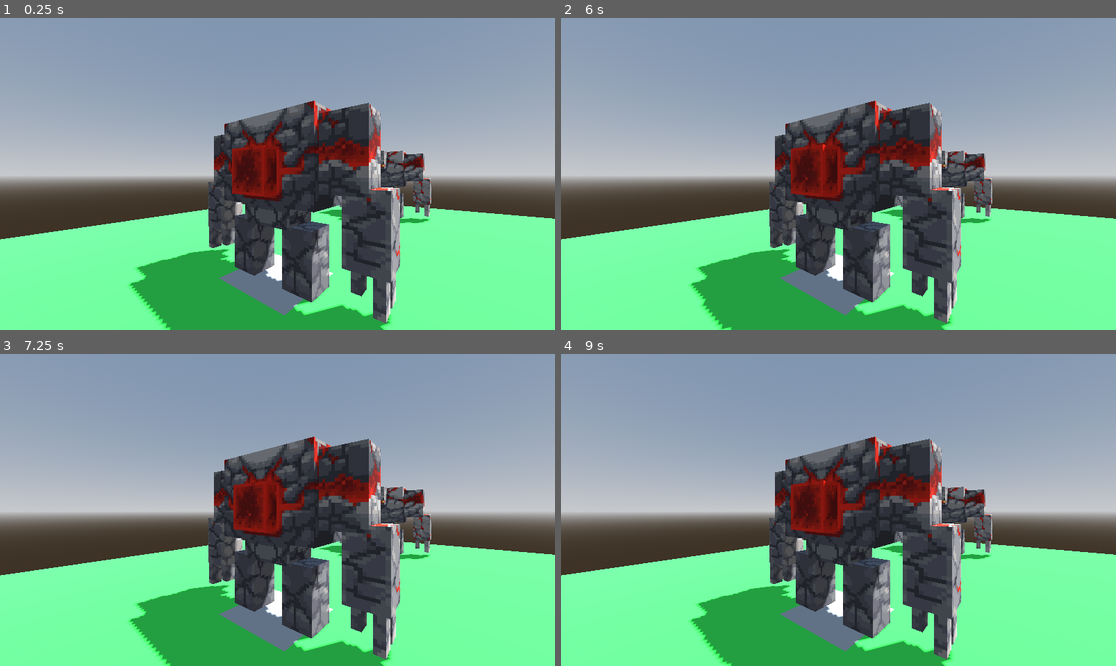
Above: before the commit, frames 1-4 (two rows, left to right).
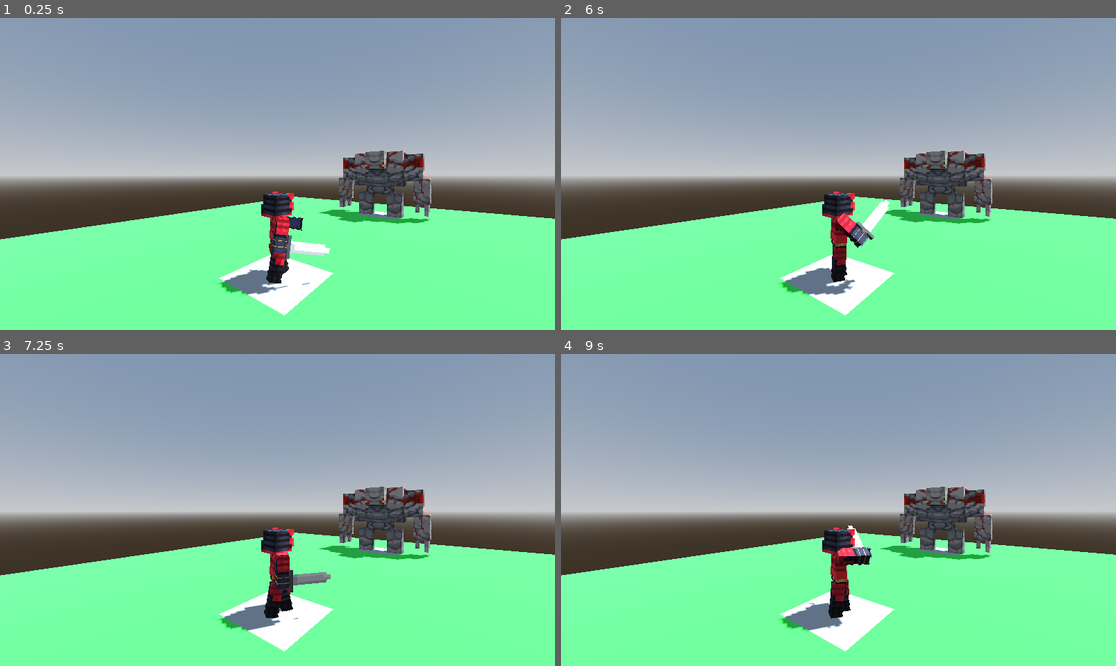
Above: after the commit, the same moments.

Repository: Comotcaiten/re_turnbase_project
Game: Godot game, scene res://test/level.tscn
The game is run twice, just before and just after one commit, with the same random seed, the same clock (stepped at 60 frames per second) and the same inputs.
Inputs:
- Up to frame 1 (0.25 s): no input
- Up to frame 2 (6 s): tap Enter (ui_accept) at 0.5, 0.6, 0.77, 1.07, 1.35, 1.52, 1.82, 2.1, 2.85, 3.02, 3.32, 3.5, 3.6, 3.77, 4.07, 4.35, 4.52, 4.82, 5.1, 5.85 s
- Up to frame 3 (7.25 s): tap Enter (ui_accept) at 6.02, 6.32, 6.6, 6.77, 7.07 s
- Up to frame 4 (9 s): tap Enter (ui_accept) at 7.35, 7.52, 7.82, 8.1, 8.75, 8.85 s

The runs differ from the first frame. In frame 1, 23% of the frame differs, in the area x 23-73%, y 26-100%; in frame 2, 23%; in frame 3, 23%; in frame 4, 23%.

Commit message:
update code skill, fix loi lien quan den viec mot so SkillMechanic khong chay

Diff:
--- a/lib/api/battle/BattleSystem.gd
+++ b/lib/api/battle/BattleSystem.gd
@@ -22,11 +22,10 @@
 func _process(_delta):
   match state:
     TypeState.CharacterTurn:
-      # print("Character Turn")
+      print("Character Turn")
       _PerformCharacterTurn()
     TypeState.ActionChoice:
       _PerformActionChoice()
-      player.RunAnimation3D("idle")
       # print("Action Choice")
     TypeState.SkillChoice:
       _PerformSkillChoice()
@@ -57,6 +56,8 @@
   # player.PrintCharacter()
   pass # Replace with function body.
 
+# <------------------------------------------------> #
+# <Perform>
 func _PerformCharacterTurn():
   _PerformPlayerTurn()
   return
@@ -85,18 +86,12 @@
 
   if Input.is_action_just_pressed("ui_accept"):
     MyCurrentAction()
-    match current_action:
-      1:
+    match max(0, current_action-1):
+      0:
         state = TypeState.SkillChoice
       _:
         state = TypeState.ActionChoice
   return 0
-
-func MyCurrentAction():
-  var current = max(0, current_action - 1)
-  print("[>] current: ", current, ", actions: ", actions.size())
-  if (current) < actions.size():
-    print("[>] Action: ", actions[current])
 
 func _PerformSkillChoice():
   if Input.is_action_just_pressed("ui_skill_1"):
@@ -118,6 +113,13 @@
     if !enemy.character.hp <= 0:
       state = TypeState.CharacterTurn
   return 0
+# </Perform>
+
+func MyCurrentAction():
+  var current = max(0, current_action - 1)
+  print("[>] current: ", current, ", actions: ", actions.size())
+  if (current) <= actions.size():
+    print("[>] Action: ", actions[current])
 
 func MyCurrentSkill():
   print("[>] current: ", current_skill - 1, ", skills: ", player.character.skills.size())
@@ -126,9 +128,11 @@
     player.RunAnimation3D("fight")
 
 func _RunSkill(_source: BattleUnit, _target: BattleUnit, _skill: Skill):
-  _skill.base._RunCore(_source.character, _target.character, _skill)
+  # _skill._RunCore(_source.character, _target.character, _skill)
+  _skill._RunCore(_source.character, _target.character)
   return 0
 
 func _CheckHP():
       print("[>] player: ", player.character.hp, "/", player.character.max_hp)
+      print("[>] player:", player.character.attribute_modified)
       print("[>] enemy: ", enemy.character.hp, "/", enemy.character.max_hp)
--- a/lib/api/skill/Skill.gd
+++ b/lib/api/skill/Skill.gd
@@ -5,12 +5,26 @@
 var element: CharacterBase.Element
 
 func _init(_base: SkillBase):
-    if _base != null:
-        self.base = _base
-        self.name = _base.name
-        self.element = _base.element
+	if _base != null:
+		self.base = _base
+		self.name = _base.name
+		self.element = _base.element
 
-func CanUse(_char: Character) -> bool:
-    if _char != null:
-        return base.CanUse(_char)
-    return false
+# func CanUse(_char: Character) -> bool:
+#     if _char != null:
+#         return base.CanUse(_char)
+#     return false
+
+func CanUse(_charc: Character) -> bool:
+	match base.cost_type:
+		SkillBase.CostType.MP:
+			return _charc.mp >= base.cost_amount
+		SkillBase.CostType.HP:
+			return _charc.hp >= base.cost_amount
+		SkillBase.CostType.OTHER:
+			return false
+	return false
+
+func _RunCore(_source: Character, _target: Character):
+	base.core._RunCore(_source, _target, self)
+	return
--- a/lib/api/skill/SkillAbility.gd
+++ b/lib/api/skill/SkillAbility.gd
@@ -8,36 +8,45 @@
 @export var mechanic: SkillMechanic
 
 func CanApply(_source: Character, _target: Character, _skill: Skill) -> bool:
-    var _get_target: Character
-    match target:
-        SkillBase.Target.Foe:
-            print("Foe")
-            _get_target = _target
-        SkillBase.Target.Self:
-            print("Self")
-            _get_target = _source
+	var _get_target: Character
+	match target:
+		SkillBase.Target.Foe:
+			print("[>] Target: Foe")
+			_get_target = _target
+		SkillBase.Target.Self:
+			print("[>] Target: Self")
+			_get_target = _source
 
-    if _CanRun(_source, _get_target):
-        print("[>] Can run skill mechanic")
-        _RunMechanic(_source, _get_target, _skill)
-    else:
-        print("[!] Can not run skill mechanic")
-    return true
+	if CanRun(_source, _get_target, _skill):
+		print("[>] Can run skill mechanic")
+		var mechanic_run: bool = RunMechanic(_source, _get_target, _skill)
+		print("[>] Mechanic: ", mechanic_run)
+		return true
+	else:
+		print("[!] Can not run skill mechanic")
+		return false
 
-func _CanRun(_source: Character, _target: Character):
-    print("[>] Check Skill Condition")
-    if condition == null:
-        return true
-    if condition is AttributeCondition:
-        print("[>] AttributeCondition")
-        var _condition_attr: AttributeCondition = condition
-        return _condition_attr.IsConditionMet(_target)
-    return false
+func CanRun(_source: Character, _target: Character, _skill: Skill):
+	print("[>] Check Skill Condition")
+	if condition == null:
+		return true
+	elif condition is AttributeCondition:
+		print("[>] AttributeCondition")
+		var _condition_attr: AttributeCondition = condition
+		return _condition_attr.IsConditionMet(_source, _target, _skill)
+	elif condition is SkillCondition:
+		return true
+	return false
 
-func _RunMechanic(_source: Character, _target: Character, _skill: Skill):
-    var _mechanic
-    if mechanic is DamageMechanic:
-        var _mechanic_dmg: DamageMechanic = mechanic
-        _mechanic = _mechanic_dmg
-    _mechanic.Apply(_source, _target, _skill)
-    return 0
+func RunMechanic(_source: Character, _target: Character, _skill: Skill) -> bool:
+	if _source == null or _target == null or _skill == null:
+		return 0
+	if mechanic is DamageMechanic:
+		var _mechanic_dmg: DamageMechanic = mechanic
+		_mechanic_dmg.Apply(_source, _target, _skill)
+	elif mechanic is BuffMechanic:
+		var _mechanic_buff: BuffMechanic = mechanic
+		_mechanic_buff = _mechanic_buff.Apply(_source, _target, _skill)
+	elif mechanic is SkillMechanic:
+		return 0
+	return 1
--- a/lib/api/skill/SkillBase.gd
+++ b/lib/api/skill/SkillBase.gd
@@ -16,17 +16,3 @@
 
 @export_group("Core")
 @export var core: SkillCore
-
-# func CanUse(character: Character) -> bool:
-#     match cost_type:
-#         CostType.MP:
-#             return character.mp >= cost_amount
-#         CostType.HP:
-#             return character.hp >= cost_amount
-#         CostType.OTHER:
-#             return false
-#     return false
-
-func _RunCore(_source: Character, _target: Character,  _skill: Skill):
-    core._RunCore(_source, _target, _skill)
-    return
--- a/lib/api/skill/SkillCondition.gd
+++ b/lib/api/skill/SkillCondition.gd
@@ -1,5 +1,5 @@
 extends Resource
 class_name SkillCondition
 
-func IsConditionMet(_target: Character):
+func IsConditionMet(_source: Character, _target: Character, _skill: Skill):
   pass
--- a/lib/api/skill/SkillCore.gd
+++ b/lib/api/skill/SkillCore.gd
@@ -7,14 +7,18 @@
 @export_group("Else SkillAbility")
 @export var abilityElse: SkillAbility
 
-func _RunCore(_source: Character, _target: Character,  _skill: Skill):
+func _RunCore(_source: Character, _target: Character,  _skill: Skill) -> bool:
 	if abilityIf == null:
+		print("[>] Ability: If, Null")
 		return 0
 	if abilityIf.CanApply(_source, _target, _skill):
+		print("[>] Ability: If")
 		return 1
 	else:
 		if abilityElse == null:
+			print("[>] Ability: Else, Null")
 			return 0
 		if abilityElse.CanApply(_source, _target, _skill):
+			print("[>] Ability: Else")
 			return 1
 	return 0
--- a/lib/api/skill/condition/AttributeCondition.gd
+++ b/lib/api/skill/condition/AttributeCondition.gd
@@ -12,14 +12,14 @@
     return amount_range
 
 # Kiểm tra xem điều kiện đã đạt hay không
-func IsConditionMet(target: Character) -> bool:
+func IsConditionMet(_source: Character, _target: Character, _skill: Skill) -> bool:
   # Lấy giá trị của chỉ số từ đối tượng nhân vật
   # => target.GetAttribute(attribute)
   # Kiểm tra xem giá trị hiện tại có nằm trong khoảng cho phép không
-  var amount = target.GetAttribute(attribute)
+  var amount = _target.GetAttribute(attribute)
   print("[>] Amount: ", amount)
   print("[>] Amount Range: ", amount_range)
-  print("[>] Is Conidition Met: ", amount_range.x <= (amount * 1.0) or (amount * 1.0) <= amount_range.y)
-  if amount_range.x <= (amount * 1.0) or (amount * 1.0) <= amount_range.y:
+  print("[>] Is Conidition Met: ", (amount_range.x <= (amount * 1.0)) and ((amount * 1.0) <= amount_range.y))
+  if (amount_range.x <= (amount * 1.0)) and ((amount * 1.0) <= amount_range.y):
     return true
   return false
--- a/lib/api/skill/mechanic/BuffMechanic.gd
+++ b/lib/api/skill/mechanic/BuffMechanic.gd
@@ -8,5 +8,6 @@
 
 # Ghi đè phương thức Apply để thực hiện cơ chế buff
 func Apply(_source: Character, _target: Character, _skill: Skill):
-    _target.SetAttributeModified(attribute, amount)
-    print("Buff applied to ", attribute, " with amount ", amount)
+  print("[]")
+  _target.SetAttributeModified(attribute, amount)
+  print("[>] Buff applied to ", attribute, " with amount ", amount)
--- a/test/assect/SKillA.tres
+++ b/test/assect/SKillA.tres
@@ -1,25 +1,44 @@
-[gd_resource type="Resource" script_class="SkillBase" load_steps=8 format=3 uid="uid://dr1aum012owq2"]
+[gd_resource type="Resource" script_class="SkillBase" load_steps=13 format=3 uid="uid://dr1aum012owq2"]
 
+[ext_resource type="Script" path="res://lib/api/skill/condition/AttributeCondition.gd" id="1_cpkl0"]
 [ext_resource type="Script" path="res://lib/api/skill/mechanic/DamageMechanic.gd" id="1_d64sa"]
 [ext_resource type="Script" path="res://lib/api/skill/SkillBase.gd" id="1_iylbj"]
+[ext_resource type="Script" path="res://lib/api/skill/mechanic/BuffMechanic.gd" id="1_opeay"]
 [ext_resource type="Script" path="res://lib/api/skill/SkillAbility.gd" id="2_b3i43"]
 [ext_resource type="Script" path="res://lib/api/skill/SkillCore.gd" id="3_nocke"]
 
+[sub_resource type="Resource" id="Resource_1xu81"]
+script = ExtResource("1_opeay")
+attribute = 0
+amount = 100
+
+[sub_resource type="Resource" id="Resource_1n5su"]
+script = ExtResource("2_b3i43")
+target = 1
+mechanic = SubResource("Resource_1xu81")
+
+[sub_resource type="Resource" id="Resource_c3vj8"]
+script = ExtResource("1_cpkl0")
+attribute = 0
+amount_range = Vector2(800, 900)
+
 [sub_resource type="Resource" id="Resource_4i1u4"]
 script = ExtResource("1_d64sa")
-damageType = 3
+damageType = 0
 power = 100
 trueDamage = false
 
 [sub_resource type="Resource" id="Resource_rn178"]
 script = ExtResource("2_b3i43")
 target = 0
+condition = SubResource("Resource_c3vj8")
 mechanic = SubResource("Resource_4i1u4")
 
 [sub_resource type="Resource" id="Resource_2milq"]
 script = ExtResource("3_nocke")
 name = ""
 abilityIf = SubResource("Resource_rn178")
+abilityElse = SubResource("Resource_1n5su")
 
 [resource]
 script = ExtResource("1_iylbj")
--- a/test/assect/Samurai.tres
+++ b/test/assect/Samurai.tres
@@ -1,7 +1,7 @@
 [gd_resource type="Resource" script_class="CharacterBase" load_steps=6 format=3 uid="uid://bf6mkcog668tu"]
 
-[ext_resource type="PackedScene" uid="uid://ck7aojg1drjji" path="res://test/model/red_golem/redstone_golem.gltf" id="1_0yu7r"]
 [ext_resource type="Script" path="res://lib/api/character/CharacterBase.gd" id="1_npux2"]
+[ext_resource type="PackedScene" uid="uid://b8luh6eikdjfb" path="res://test/model/samurai/samurai.gltf" id="1_s4h4t"]
 [ext_resource type="Script" path="res://lib/api/skill/SkillLearnable.gd" id="2_bhyi8"]
 [ext_resource type="Resource" uid="uid://dr1aum012owq2" path="res://test/assect/SKillA.tres" id="4_warsj"]
 
@@ -21,4 +21,4 @@
 speed = 10
 crit = 10
 skillLearables = Array[ExtResource("2_bhyi8")]([SubResource("Resource_2bvah")])
-model3D = ExtResource("1_0yu7r")
+model3D = ExtResource("1_s4h4t")
--- /dev/null
+++ b/test/assect/SkillB.tres
@@ -0,0 +1,11 @@
+[gd_resource type="Resource" script_class="SkillBase" load_steps=2 format=3 uid="uid://w411fnwnaclu"]
+
+[ext_resource type="Script" path="res://lib/api/skill/SkillBase.gd" id="1_gvpl2"]
+
+[resource]
+script = ExtResource("1_gvpl2")
+name = "Skill B"
+element = 2
+target = 1
+cost_type = 0
+cost_amount = 0
Not shown, changed: lib/3d/BlockBench/redstone_golem.bbmodel
